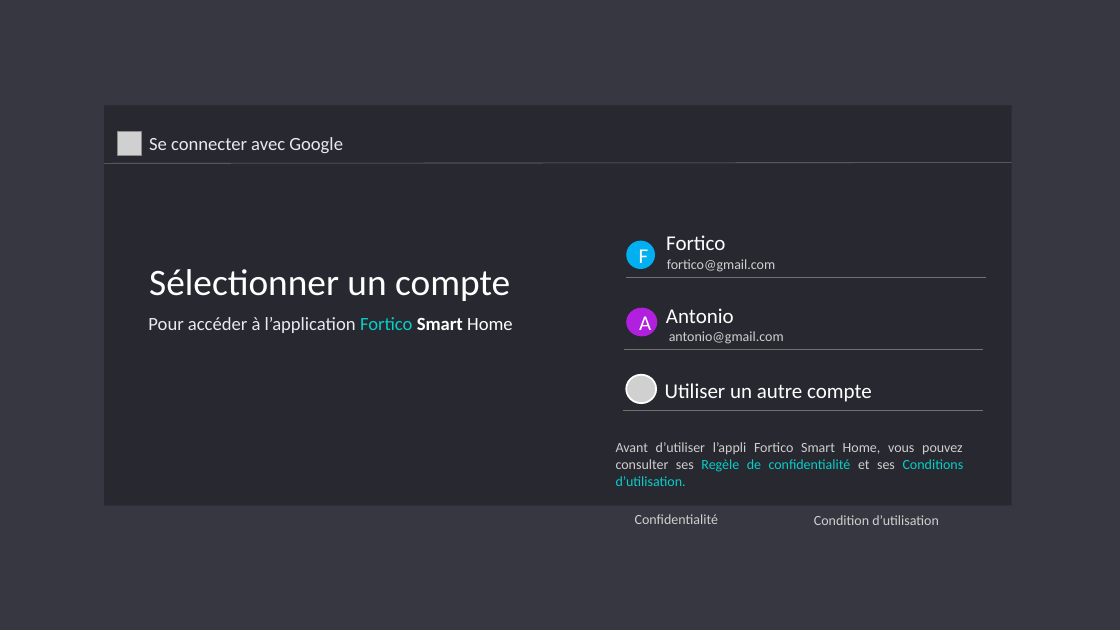
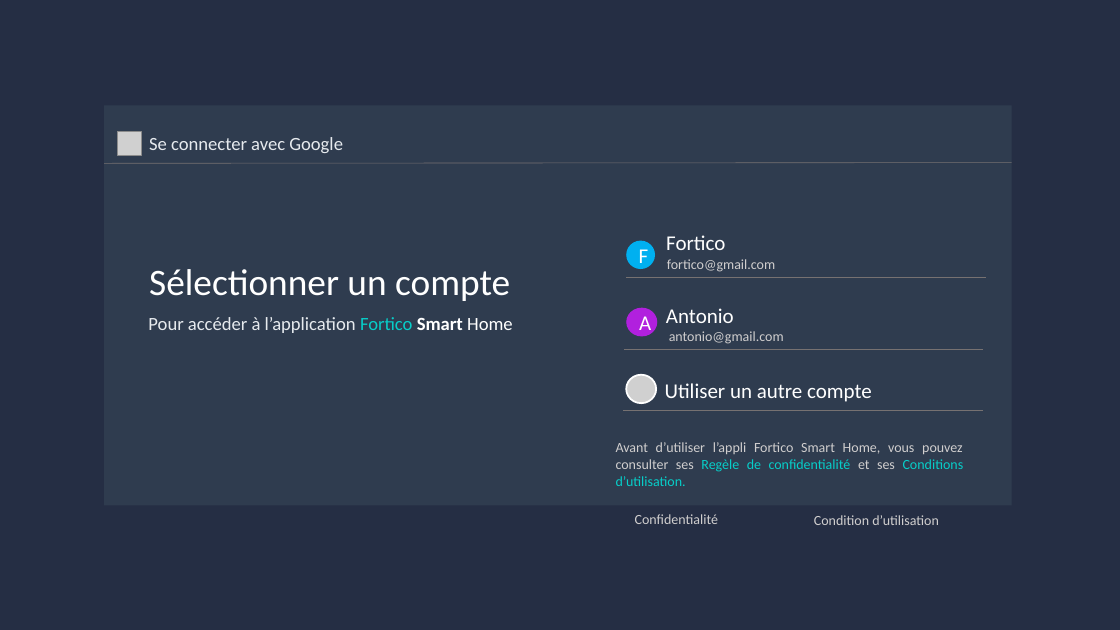
Before and after one commit to Fortuno-tech/Software, a slide deck: slide 6 of UI-model/UI design Fortico.pptx. Drawn at 1120x630 pixels with LibreOffice and Linux fonts; fonts in the diff are those of the drawing; grey boxes stand for pictures. Boxes give left, top, right and bottom in pixels: in the first picture for what was removed or moved away, otherwise in the second. Text is boxed around its words. In the diff, an @@ line names an element or a change of style, - is before the commit and + after.

```diff
--- a/UI-model/UI design Fortico.pptx
+++ b/UI-model/UI design Fortico.pptx
@@ rectangle at [0,0,1120,630]: fill #373742 to #252E44 @@
@@ rectangle at [104,105,1012,505]: fill #282830 to #2F3C4F @@
```
Also in this commit, not shown: 25 other slides changed, 4 other files.
